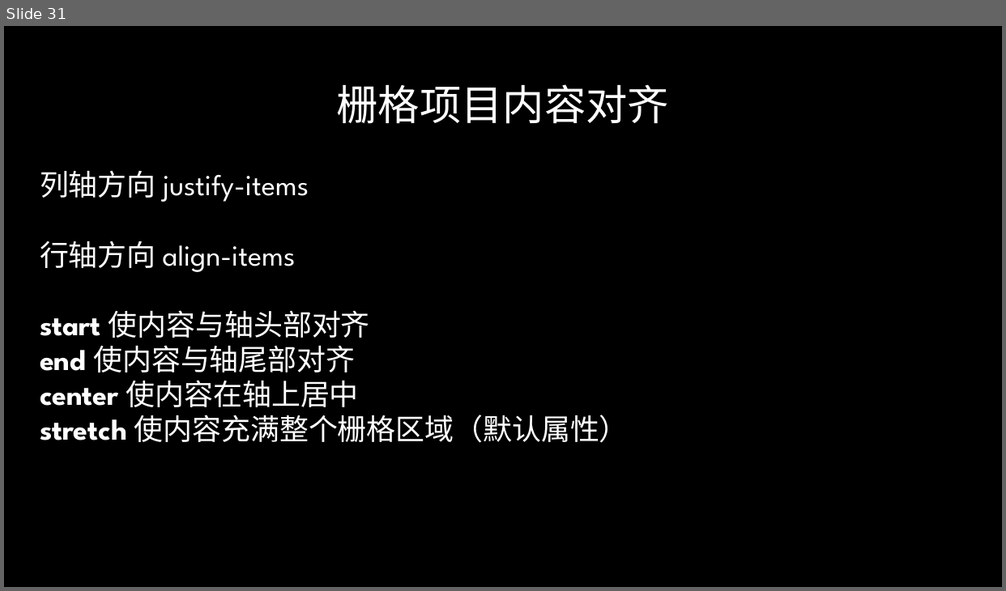
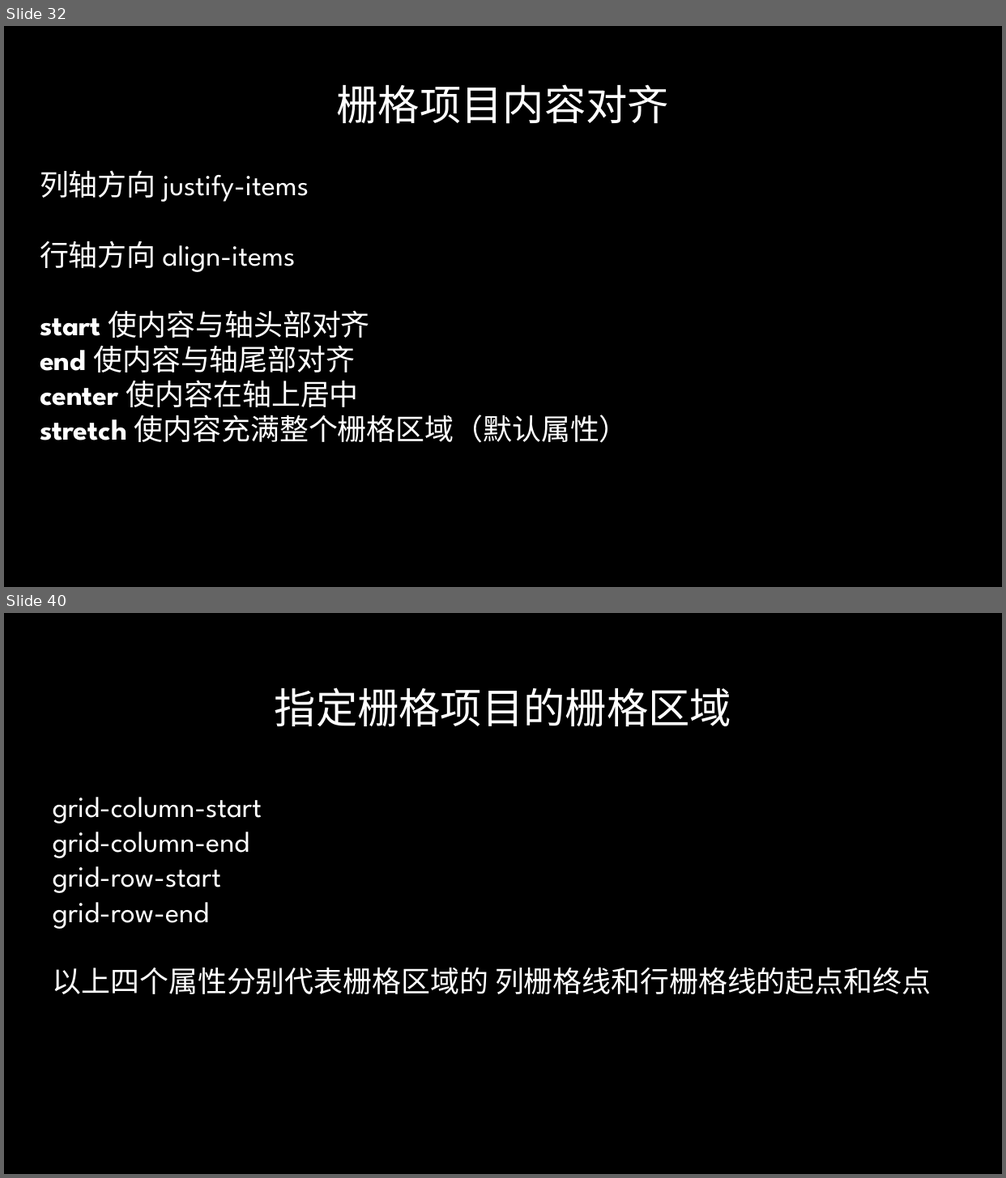
Before and after one commit to radiofly19841018/demo-flex, a slide deck: ppt/CSS Flex&Grid.pptx. Shown one above the other, each under a label of ours: slide 31 before the commit, slides 32 and 40 after it; the slides between them are not shown. The pictures are 1006x591 and 1006x1178 pixels, drawn with LibreOffice and Linux fonts; fonts in the diff are those of the drawing; background and template pictures are left out. Boxes give left, top, right and bottom in pixels: in the first picture for what was removed or moved away, otherwise in the second. Text is boxed around its words. In the diff, an @@ line names an element or a change of style, - is before the commit and + after.

```diff
--- a/ppt/CSS Flex&Grid.pptx
+++ b/ppt/CSS Flex&Grid.pptx
@@ slide 40 added at <box>4,613,1002,1174</box>, background picture (left out) @@
@@ title added at <box>275,688,731,727</box>, 40 pt, text gradient #FFFFFF to #A6A6A6 @@
+指定栅格项目的栅格区域
@@ text added at <box>53,797,931,995</box>, 28 pt, text #FFFFFF @@
+grid-column-start
+grid-column-end
+grid-row-start
+grid-row-end
+以上四个属性分别代表栅格区域的 列栅格线和行栅格线的起点和终点
@@ what was slide 31 is now slide 32 @@
```
Also in this commit, not shown: 2 slides changed, 9 other slides added, 4 slides removed.
